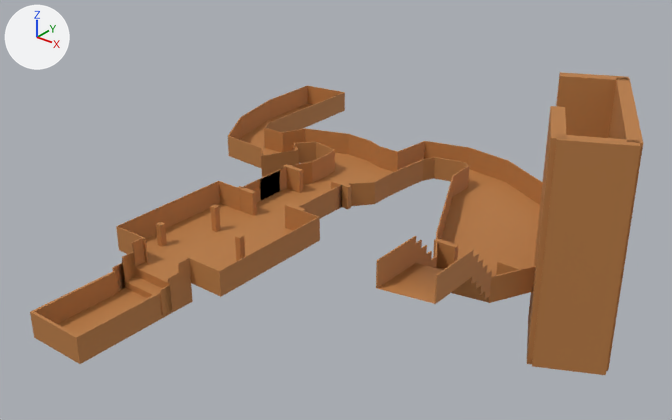
The FBX model Assets/Environments/Level3.fbx, before and after one commit.
The view is the same before and after, from a camera (50 mm lens) standing at (224.0, -151.0, 167.0) and looking at (29.0, 92.0, 17.0). The axes (+X, +Y, +Z) are drawn at upper left. The lights are the same throughout. Where no turn or scale is listed for an object, it has been applied to the vertices. Vertices at the same position are counted once.
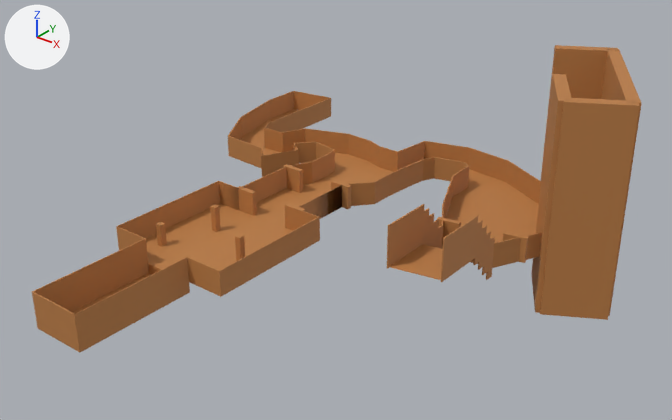
Commit message: Modified level 3 scene

What changed in the scene script:
```text
Change me_plane_000:
    verts and faces of me_plane_000; kept vertices keep their numbers, new ones are numbered from 328
    remove me_plane_000.from_pydata(...)  # 328 vertices, 320 faces; spans x -77.0..110.0, y 21.0..206.0, z -1.0..30.0
    add me_plane_000.from_pydata(...)  # 302 vertices, 296 faces; spans x -77.0..99.0, y -12.0..195.0, z 1.0..30.0
    me_plane_000 part 10
    59 vertices are removed from x -15.0..15.0, y 21.0..111.0, z -1.0..15.0
    71 faces are deleted
    2 vertices move from x 11.0, y 30.0..35.0, z 15.0 to x 11.0, y -11.0..35.0, z 15.0
    23 vertices are added at x -15.0..11.0, y -12.0..87.0, z 1.0..15.0
    5 new vertices lie (0.0, 0.0, -4.0) away from vertices in x -11.0..11.0, y -12.0..35.0, z 5.0
    5 new vertices lie (-12.0, 0.0, 0.0) away from vertices in x 11.0, y -12.0..30.0, z 1.0..15.0
    47 new faces join them
    me_plane_000 part 11
    add for i in [42, 43, 124, 125, 206, 207, 288, 289]: verts[i] += (0.0, -11.0, 0.0)
    me_plane_000 part 12
    42 vertices in x 67.0..110.0, y 51.0..112.0, z 5.0..30.0 move by (-11.0, 21.0, 0.0)
    18 vertices in x 79.0..98.0, y 51.0..88.0, z 8.0..21.0 move by (-11.0, 21.0, -7.0)
    14 vertices in x 79.0..98.0, y 72.0..85.0, z 11.0..18.0 move by (-11.0, 21.0, -6.0)
    12 vertices in x 79.0..110.0, y 54.0..112.0, z 5.0..30.0 move by (-11.0, 22.0, 0.0)
    6 vertices in x 79.0..98.0, y 54.0..84.0, z 8.0..21.0 move by (-11.0, 22.0, -7.0)
    4 vertices move from x 67.0..98.0, y 78.0..104.0, z 5.0..18.0 to x 55.0..87.0, y 100.0..125.0, z 5.0..15.0
Change me_plane_006:
    remove me_plane_006.from_pydata(...)  # 270 vertices, 199 faces; spans x -77.0..135.0, y -13.0..205.0, z -20.0..65.0
    add me_plane_006.from_pydata(...)  # 221 vertices, 149 faces; spans x -77.0..122.0, y -12.0..194.0, z -19.0..66.0
    me_plane_006 part 1: the loose piece of 8 vertices spanning x 69.0..78.0, y 98.0..100.0, z 5.0..15.0 is turned 11.4 degrees about the z axis through its middle, then moved by (-9.0, 15.0, 0.0)
    me_plane_006 part 2: the loose piece of 8 vertices spanning x 95.0..103.0, y 98.0..100.0, z 5.0..15.0 is turned 11.4 degrees about the z axis through its middle, then moved by (-9.0, 20.0, 0.0)
    me_plane_006 part 3: the loose piece of 8 vertices spanning x 103.0..135.0, y 104.0..163.0, z -16.0..65.0 is scaled about its middle by (1.11, 0.969, 1), then moved by (-15.0, 30.0, 1.0)
    me_plane_006 part 4: the loose piece of 8 vertices spanning x 98.0..116.0, y 93.0..121.0, z -16.0..65.0 is moved by (-13.0, 29.0, 1.0)
    me_plane_006 part 5: the loose piece of 8 vertices spanning x 84.0..108.0, y 149.0..164.0, z -16.0..65.0 is moved by (-16.0, 28.0, 1.0)
    me_plane_006 part 6: the loose piece of 8 vertices spanning x 112.0..135.0, y 92.0..107.0, z -16.0..65.0 is moved by (-13.0, 30.0, 1.0)
    me_plane_006 part 7: 2 vertices moved from x -12.0..12.0, y 35.0, z 5.0 to x -11.0..11.0, y 35.0, z 1.0; 56 vertices removed from x -12.0..12.0, y -13.0..35.0, z -2.0..8.0; 2 vertices added at x -11.0..11.0, y -12.0, z 1.0
    me_plane_006 part 8: 20 vertices moved from x 67.0..110.0, y 72.0..112.0, z 5.0..18.0 to x 56.0..99.0, y 93.0..134.0, z 5.0..13.0; 4 vertices removed from x 79.0..98.0, y 51.0..75.0, z 21.0; 9 vertices added at x 68.0..87.0, y 72.0..99.0, z 10.0..15.0
    me_plane_006 part 9: 2 vertices moved from x -77.0..-56.0, y 202.0..205.0, z 5.0 to x -77.0..-56.0, y 191.0..194.0, z 5.0
```

Boxes [x1, y1, x2, y2] around the edits, measured in the pictures (672 x 420 px; the box of a moved part takes in the faces that stretch with it):
'Plane.001', reshaped: before [30, 72, 643, 375]; after [39, 45, 641, 350]
'Plane.000', reshaped (19% wider, 14% taller): before [112, 86, 542, 315]; after [32, 91, 542, 352]
part 1 of me_plane_006, moved or reshaped: before [433, 238, 458, 269]; after [437, 217, 461, 244]
part 2 of me_plane_006, moved or reshaped: before [496, 260, 523, 275]; after [503, 231, 529, 263]
part 3 of me_plane_006, moved or reshaped: before [606, 77, 643, 371]; after [601, 49, 641, 316]
part 4 of me_plane_006, moved or reshaped: before [527, 106, 567, 364]; after [531, 74, 572, 313]
part 5 of me_plane_006, moved or reshaped: before [556, 72, 630, 138]; after [541, 45, 619, 177]
part 6 of me_plane_006, moved or reshaped: before [532, 135, 641, 375]; after [540, 97, 640, 320]
part 7 of me_plane_006, cut back: before [30, 262, 193, 364]; after [39, 264, 183, 350]
part 8 of me_plane_006, moved or reshaped: before [377, 197, 540, 303]; after [389, 197, 538, 280]
part 9 of me_plane_006, moved or reshaped: before [271, 104, 311, 120]; after [271, 109, 299, 120]
part 10 of me_plane_000, cut back: before [112, 167, 342, 315]; after [32, 167, 342, 352]
part 11 of me_plane_000, moved or reshaped: before [270, 86, 345, 126]; after [270, 91, 331, 126]
part 12 of me_plane_000, moved or reshaped: before [376, 176, 536, 304]; after [387, 176, 542, 282]
